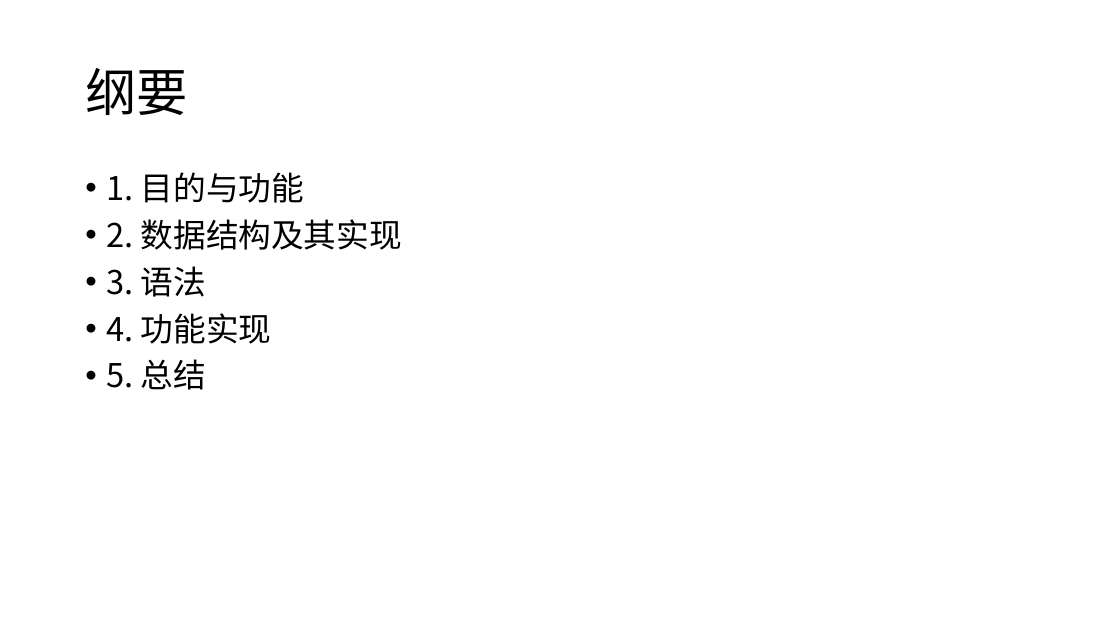
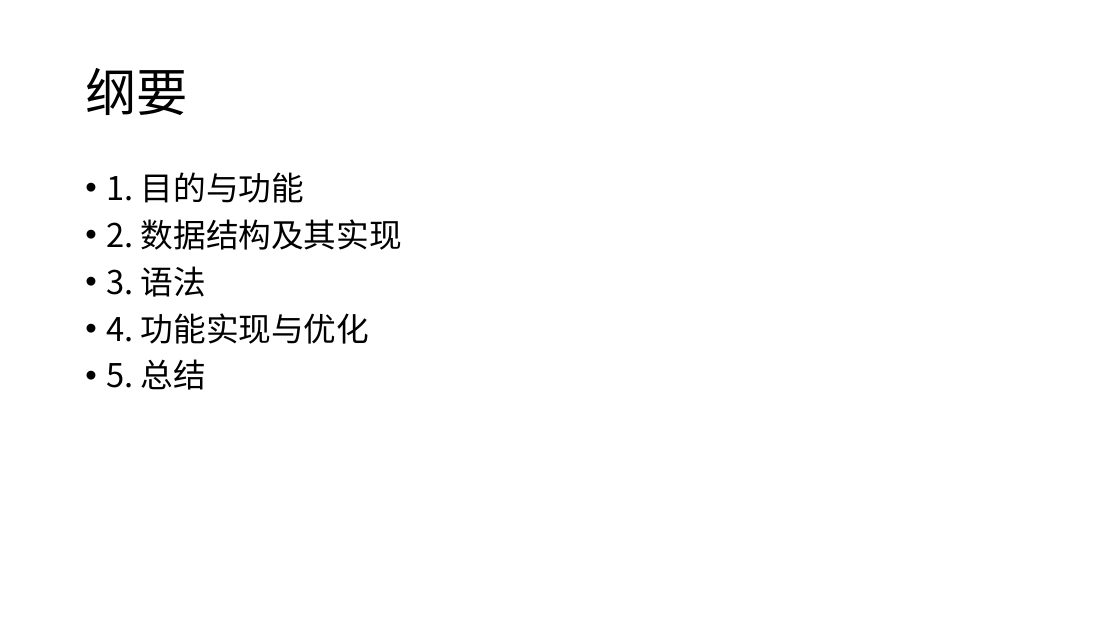
Before and after one commit to Blackteaxx/PythonDataAnalyze, a slide deck: slide 2 of Blakcteaxx/Clox.pptx. Drawn at 1120x630 pixels with LibreOffice and Linux fonts; fonts in the diff are those of the drawing. Boxes give left, top, right and bottom in pixels: in the first picture for what was removed or moved away, otherwise in the second. Text is boxed around its words. In the diff, an @@ line names an element or a change of style, - is before the commit and + after.

```diff
--- a/Blakcteaxx/Clox.pptx
+++ b/Blakcteaxx/Clox.pptx
@@ text at [106, 313, 369, 344]: text changed @@
-• 4. 功能实现
+• 4. 功能实现与优化
```
Also in this commit, not shown: 17 other slides changed, 2 slides added, 2 slides removed, 20 other files.
